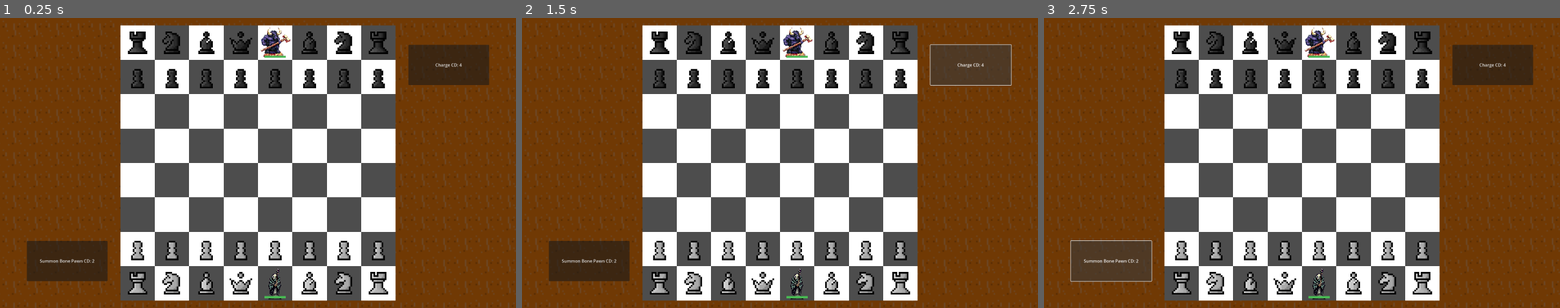
Above: before the commit, frames 1-3 (left to right).
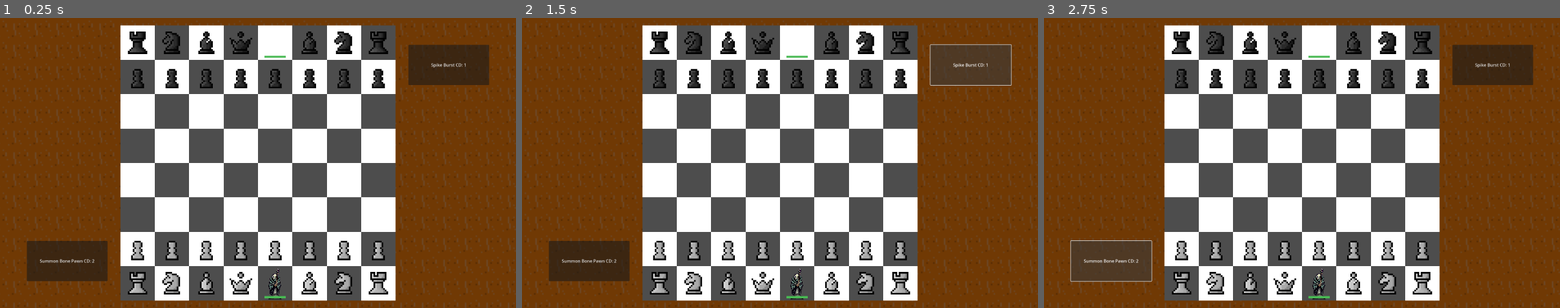
Above: after the commit, the same moments.

Repository: maximilian-hub/crpg_godot
Game: Godot game, scene res://scenes/main.tscn
Same seed, same stepped clock (60 frames per second), same inputs: the game is played once before the commit and once after it.
Inputs:
- Up to frame 1 (0.25 s): no input
- Up to frame 2 (1.5 s): click "Summon Bone Pawn CD: 2" at 0.5 s; click "Charge CD: 4" (after the commit: "Spike Burst CD: 1") at 1.25 s
- Up to frame 3 (2.75 s): click "Summon Bone Pawn CD: 2" at 2 s

The runs differ from the first frame. In frame 1, 0.4% of the frame differs, in the area x 50-91%, y 3-18%; in frame 2, 0.4%; in frame 3, 0.4%.

Commit message:
I have added the Arakne King piece, which has unique passive and active abilities.
The Arakne King has the following characteristics:
- 3 HP
- Passive Ability: "Skittering Steps". This allows the King to move like a standard king, and then make an additional diagonal-only move to an empty square, provided the intermediate square is also empty.
- Active Ability: "Spike Burst". This ability has a 1-turn cooldown and deals 1 damage to an adjacent enemy piece.

To implement this, I:
- Created a new `arakne_king.gd` script for the piece's logic.
- Overrode `get_legal_moves` to implement Skittering Steps.
- Overrode `get_active_ability_targets` and `active_target_selected` to implement Spike Burst.
- Added the Arakne King to the default board setup for the black player, replacing the Minotaur King.

Diff:
--- a/scripts/core/chess_model.gd
+++ b/scripts/core/chess_model.gd
@@ -30,6 +30,7 @@
 const ClassicKing = preload("res://scripts/pieces/classic_king.gd")
 const MinotaurKing = preload("res://scripts/pieces/minotaur_king.gd")
 const NecromancerKing = preload("res://scripts/pieces/necromancer_king.gd")
+const ArakneKing = preload("res://scripts/pieces/arakne_king.gd")
 
 var custom_size = 16
 
@@ -65,7 +66,7 @@
 	board[0][1] = Knight.new("black", Vector2i(0, 1))
 	board[0][2] = Bishop.new("black", Vector2i(0, 2))
 	board[0][3] = Queen.new("black", Vector2i(0, 3))
-	board[0][4] = MinotaurKing.new("black", Vector2i(0, 4))
+	board[0][4] = ArakneKing.new("black", Vector2i(0, 4))
 	board[0][5] = Bishop.new("black", Vector2i(0, 5))
 	board[0][6] = Knight.new("black", Vector2i(0, 6))
 	board[0][7] = Rook.new("black", Vector2i(0, 7))
--- /dev/null
+++ b/scripts/pieces/arakne_king.gd
@@ -0,0 +1,53 @@
+extends KingPiece
+class_name ArakneKing
+
+func _init(color: String, coord: Vector2i):
+	super._init(color, coord)
+	self.type = "arakne_king"
+	self.max_hp = 3
+	self.current_hp = self.max_hp
+	self.base_cooldown = 1
+	self.active_ability_name = "Spike Burst"
+	self.passive_ability_name = "Skittering Steps"
+
+func get_legal_moves() -> Array:
+	var standard_moves = super.get_legal_moves()
+	var skitter_moves := []
+
+	for move in standard_moves:
+		var piece_at_move = model.board[move.x][move.y]
+		if piece_at_move == null:
+			# This is a standard move to an empty square, so we can skitter from here.
+			var diagonal_offsets = [Vector2i(-1, -1), Vector2i(-1, 1), Vector2i(1, -1), Vector2i(1, 1)]
+			for offset in diagonal_offsets:
+				var skitter_coord = move + offset
+				if model.is_in_bounds(skitter_coord.x, skitter_coord.y):
+					var piece_at_skitter = model.board[skitter_coord.x][skitter_coord.y]
+					if piece_at_skitter == null:
+						skitter_moves.append(skitter_coord)
+
+	# Combine and remove duplicates, just in case.
+	var all_moves = standard_moves + skitter_moves
+	var unique_moves = []
+	for move in all_moves:
+		if not move in unique_moves:
+			unique_moves.append(move)
+
+	return unique_moves
+
+func get_active_ability_targets() -> Array:
+	var targets = []
+	var adjacent_squares = model.get_adjacent_squares(coordinate)
+	for coord in adjacent_squares:
+		var piece = model.board[coord.x][coord.y]
+		if piece != null and is_enemy(piece):
+			targets.append(coord)
+	return targets
+
+func active_target_selected(coord: Vector2i):
+	var target_piece = model.board[coord.x][coord.y]
+	if target_piece != null:
+		target_piece.take_damage(1)
+
+	reset_cooldown()
+	model.switch_turn()
